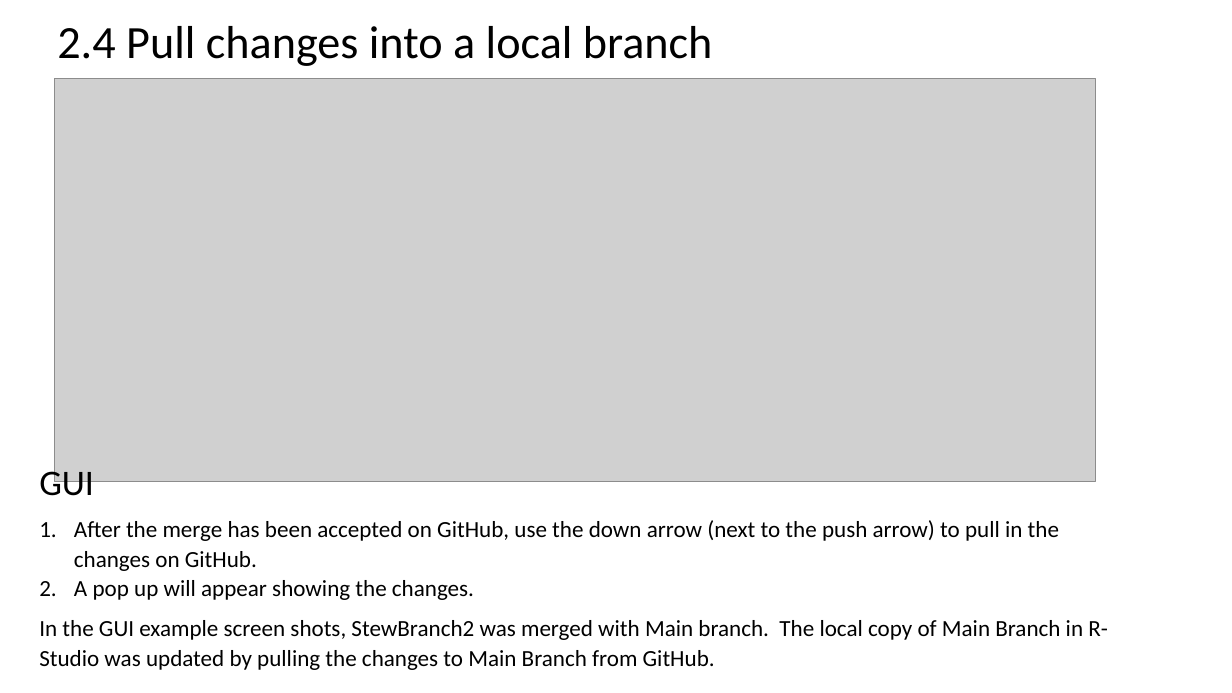
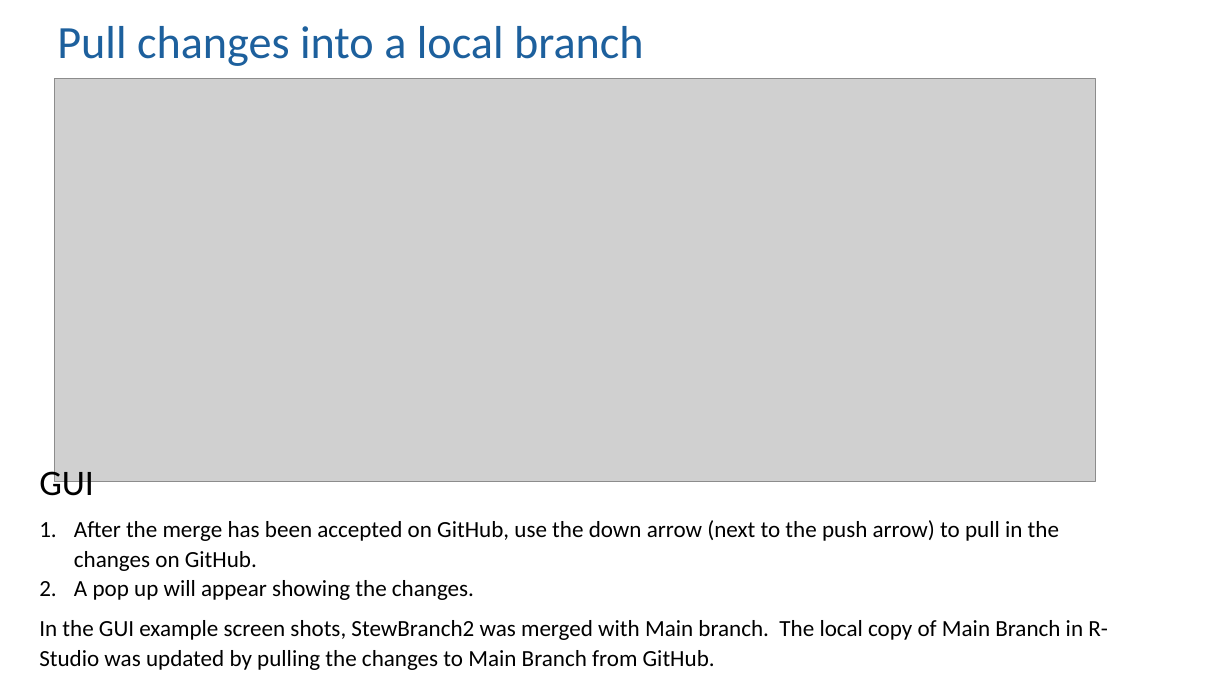
Before and after one commit to moj-analytical-services/intro_to_github_training, a slide deck: slide 13 of GitGitHub slides.pptx (slide 12 before the commit). Drawn at 1232x693 pixels with LibreOffice and Linux fonts; fonts in the diff are those of the drawing; grey boxes stand for pictures. Boxes give left, top, right and bottom in pixels: in the first picture for what was removed or moved away, otherwise in the second. Text is boxed around its words. In the diff, an @@ line names an element or a change of style, - is before the commit and + after.

```diff
--- a/GitGitHub slides.pptx
+++ b/GitGitHub slides.pptx
@@ title at [57, 26, 644, 66]: text changed; text colour #000000 to #1D609D @@
-2.4 Pull changes into a local branch
+Pull changes into a local branch
```
Also in this commit, not shown: 11 other slides changed, 4 slides added, 3 slides removed.
